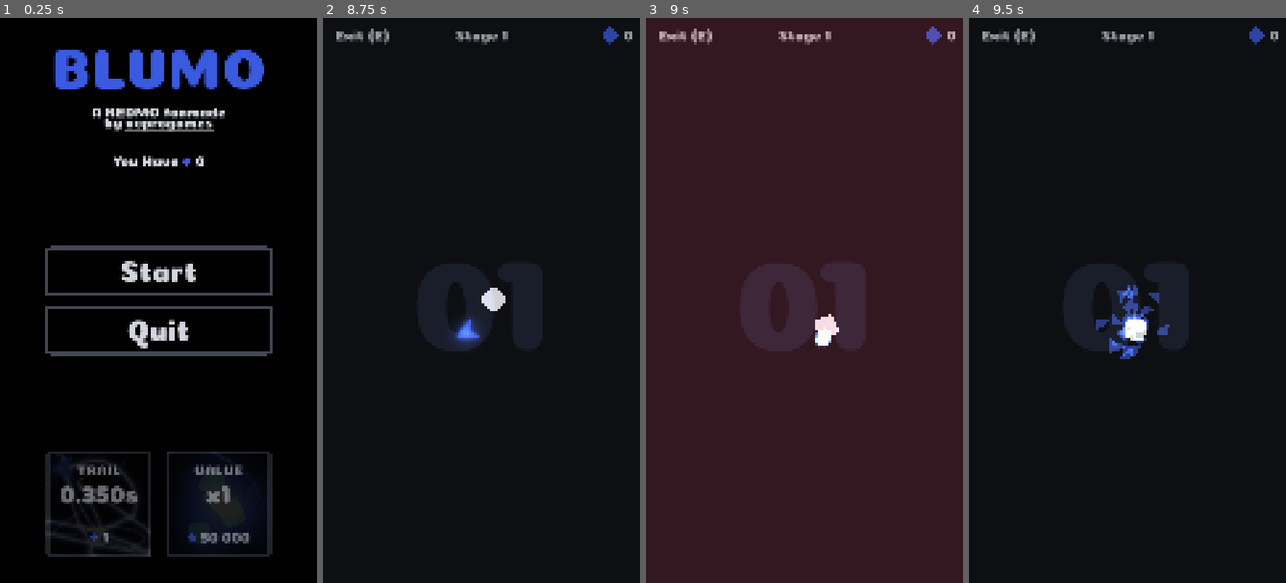
Above: before the commit, frames 1-4 (left to right).
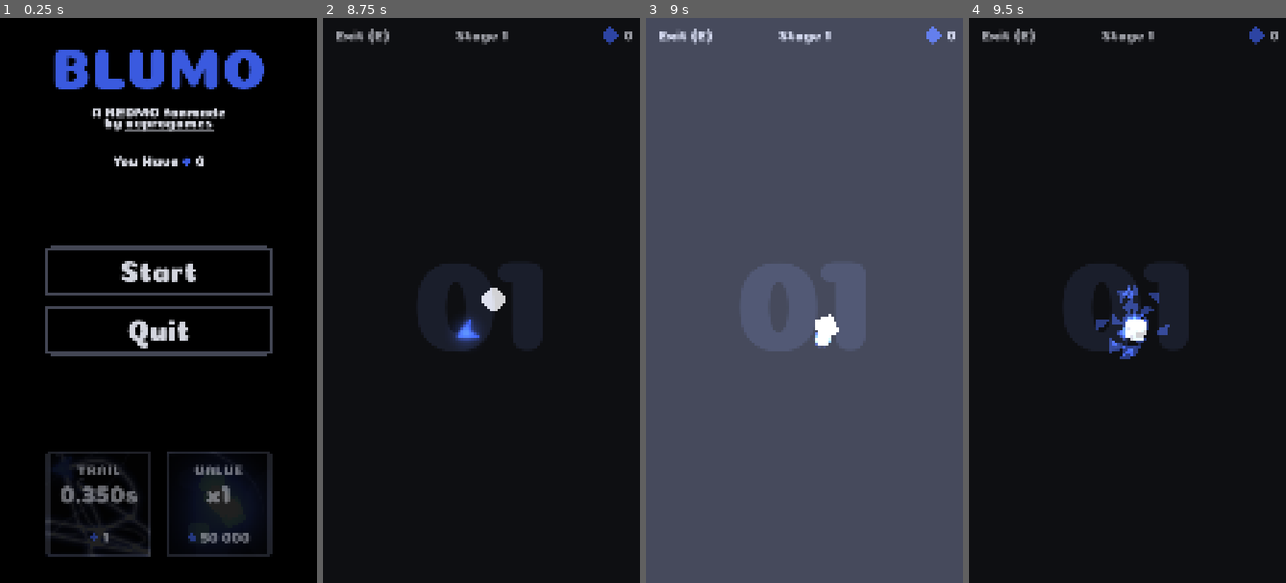
Above: after the commit, the same moments.

Repository: veprogames/blumo
Game: Godot game, scene res://src/main_menu/main_menu.tscn
The game is run twice, just before and just after one commit, with the same random seed, the same clock (stepped at 60 frames per second) and the same inputs.
Inputs (mouse positions are in pixels of both pictures, inside the frame that each line leads up to):
- Up to frame 1 (0.25 s): no input
- Up to frame 2 (8.75 s): click "Start" at 0.5 s; move the mouse to (497, 300) at 1.27 s; move the mouse to (465, 300) at 2.02 s; move the mouse to (487, 289) at 2.77 s; move the mouse to (478, 311) at 3.52 s; move the mouse to (506, 306) at 4.27 s; move the mouse to (456, 294) at 5.02 s; move the mouse to (484, 300) at 5.77 s; move the mouse to (468, 289) at 6.52 s; move the mouse to (497, 300) at 7.27 s; move the mouse to (465, 300) at 8.02 s
- Up to frame 3 (9 s): move the mouse to (810, 289) at 8.77 s
- Up to frame 4 (9.5 s): no input

Frames 1-2 are identical in both runs. In frame 3, 100% of the frame differs, in the area x 0-100%, y 0-100%; in frame 4, nothing differs.

Commit message:
improve death effect

Diff:
--- a/src/level/level.gd
+++ b/src/level/level.gd
@@ -24,5 +24,5 @@
 	level_camera.do_shake_impulse()
 
 	var tween: Tween = create_tween()
-	tween.tween_property(color_rect_death, ^"modulate:a", 0.5, 0.1)
-	tween.tween_property(color_rect_death, ^"modulate:a", 0, 0.4)
+	tween.tween_property(color_rect_death, ^"modulate:a", 0.5, 0.05)
+	tween.tween_property(color_rect_death, ^"modulate:a", 0, 0.3)
--- a/src/level/level.tscn
+++ b/src/level/level.tscn
@@ -66,7 +66,7 @@
 grow_horizontal = 2
 grow_vertical = 2
 mouse_filter = 2
-color = Color(0.87451, 0.227451, 0.356863, 1)
+color = Color(0.6525, 0.696, 0.87, 1)
 
 [node name="EdibleSpawner" parent="." node_paths=PackedStringArray("level") instance=ExtResource("6_45qq1")]
 level = NodePath("..")
--- a/src/player/explosion/player_explosion.tscn
+++ b/src/player/explosion/player_explosion.tscn
@@ -1,7 +1,8 @@
-[gd_scene load_steps=5 format=3 uid="uid://kn7n4lvm4pkn"]
+[gd_scene load_steps=6 format=3 uid="uid://kn7n4lvm4pkn"]
 
 [ext_resource type="Texture2D" uid="uid://d2spl7m5e4owu" path="res://assets/player/explosion/triangle.png" id="1_bcp45"]
 [ext_resource type="Script" uid="uid://chc4xenugxd7r" path="res://src/player/explosion/player_explosion.gd" id="2_hcb5d"]
+[ext_resource type="AudioStream" uid="uid://dfjc42d6wjq8u" path="res://assets/player/die.ogg" id="3_80kpo"]
 
 [sub_resource type="CanvasItemMaterial" id="CanvasItemMaterial_hcb5d"]
 blend_mode = 1
@@ -31,3 +32,7 @@
 visibility_rect = Rect2(-639.92, -483.991, 1275.89, 1081.28)
 process_material = SubResource("ParticleProcessMaterial_80kpo")
 script = ExtResource("2_hcb5d")
+
+[node name="AudioStreamPlayer" type="AudioStreamPlayer" parent="."]
+stream = ExtResource("3_80kpo")
+autoplay = true
